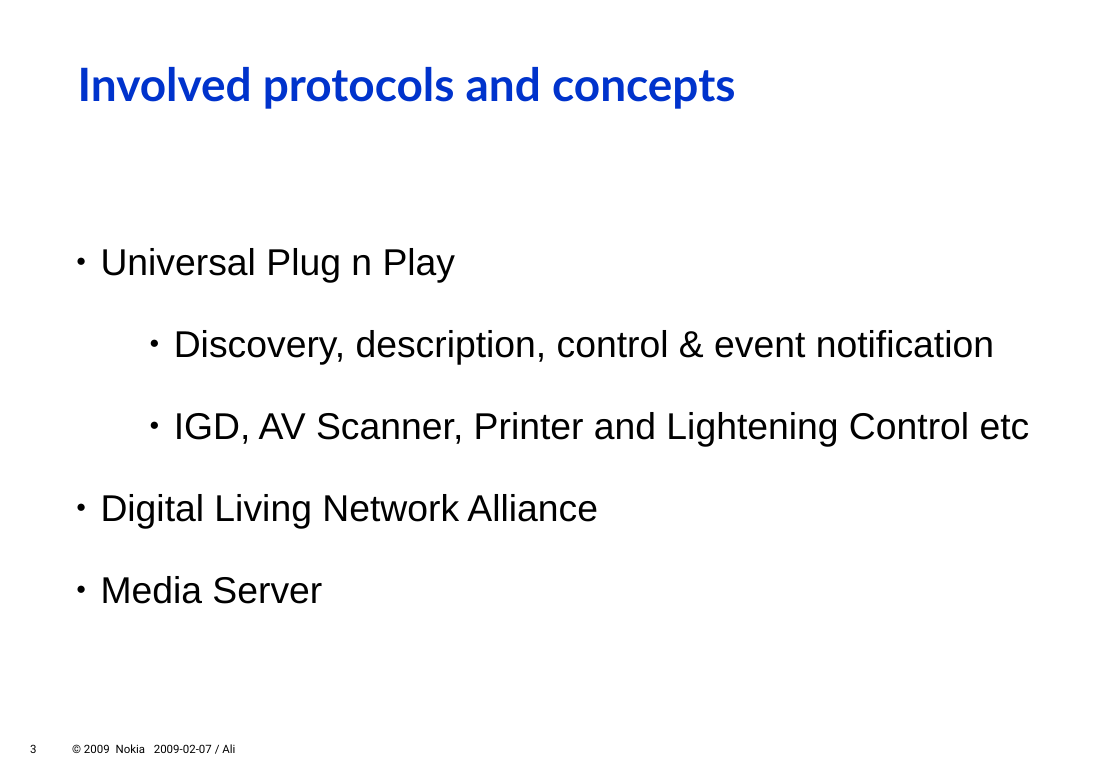
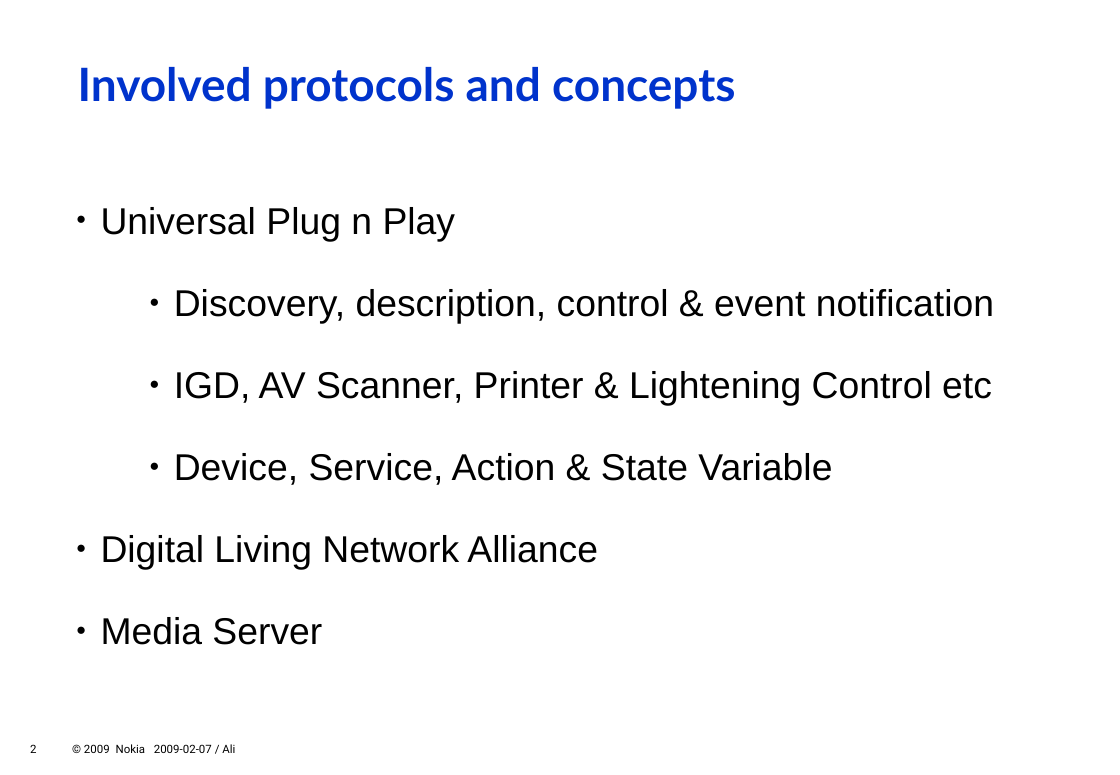
Before and after one commit to zeenix/rygel-presentation-2009, a slide deck: slide 2 of slides.odp (slide 3 before the commit). Drawn at 1120x775 pixels with LibreOffice and Linux fonts; fonts in the diff are those of the drawing; background and template pictures are left out. Boxes give left, top, right and bottom in pixels: in the first picture for what was removed or moved away, otherwise in the second. Text is boxed around its words. In the diff, an @@ line names an element or a change of style, - is before the commit and + after.

Commit message:
Put "involved concepts" slide before Rygel intro slide.

```diff
--- a/slides.odp
+++ b/slides.odp
@@ text "Universal Plug n Play": place and size @@
-text "Universal Plug n Play" at (101, 248, 1030, 604)
+text "Universal Plug n Play" at (101, 207, 994, 645)
@@ text at (174, 371, 992, 485): text changed @@
-        ● IGD, AV Scanner, Printer and Lightening Control etc
+        ● IGD, AV Scanner, Printer & Lightening Control etc
+        ● Device, Service, Action & State Variable
```
